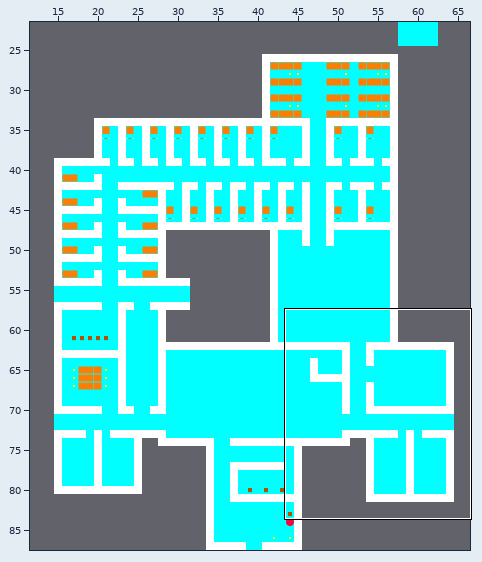
Tiled map: ALPHA TEX/world1beta.tmx. Above, an overview of the earlier version with the close-up marked.
Close-up. Old version:
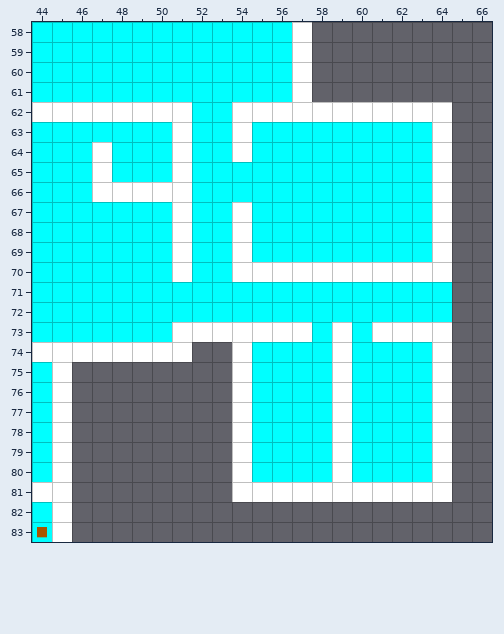
Cells are 64x64 px. Shown: x 44..66, y 58..83. The commit also changed other parts of the map, which this record leaves out.
Now the later version:
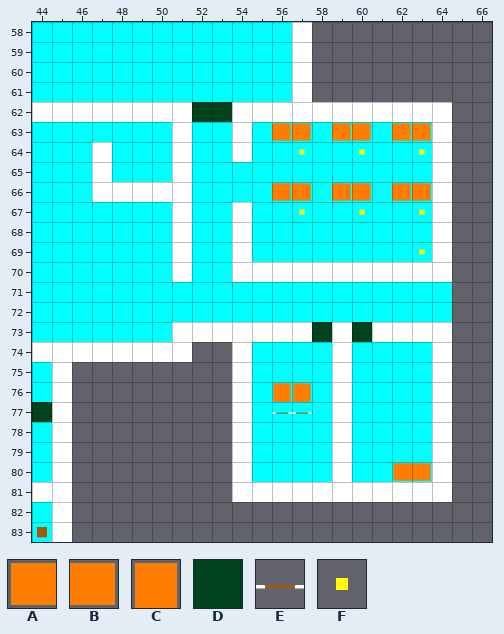
Key: from "alpha_sprite_sheet": A 2, B 3, C 4, D 8, E 10, F 16.
_ is an empty cell.
Tiles of an added or newly shown layer are drawn over the layers below it.
Edits made:
Layer "Statiska objekt":
y 63: x 56..57 __ -> BB; x 59..60 __ -> BB; x 62..63 __ -> BB
y 64: x 57 _ -> F; x 60 _ -> F; x 63 _ -> F
y 66: x 56..57 __ -> BB; x 59..60 __ -> BB; x 62..63 __ -> BB
y 67: x 57 _ -> F; x 60 _ -> F; x 63 _ -> F
y 69: x 63 _ -> F
y 76: x 56..57 __ -> CC
y 77: x 56..57 __ -> EE
y 80: x 62..63 __ -> AB
Layer "Dörrar" (added):
y 62: x 52..53 __ -> DD
y 73: x 58 _ -> D; x 60 _ -> D
y 77: x 44 _ -> D
